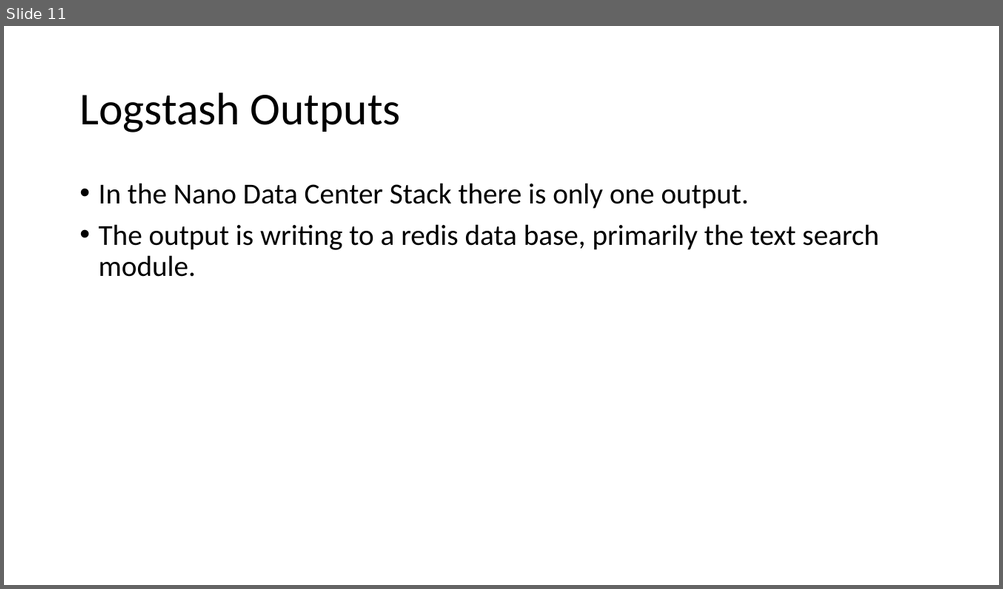
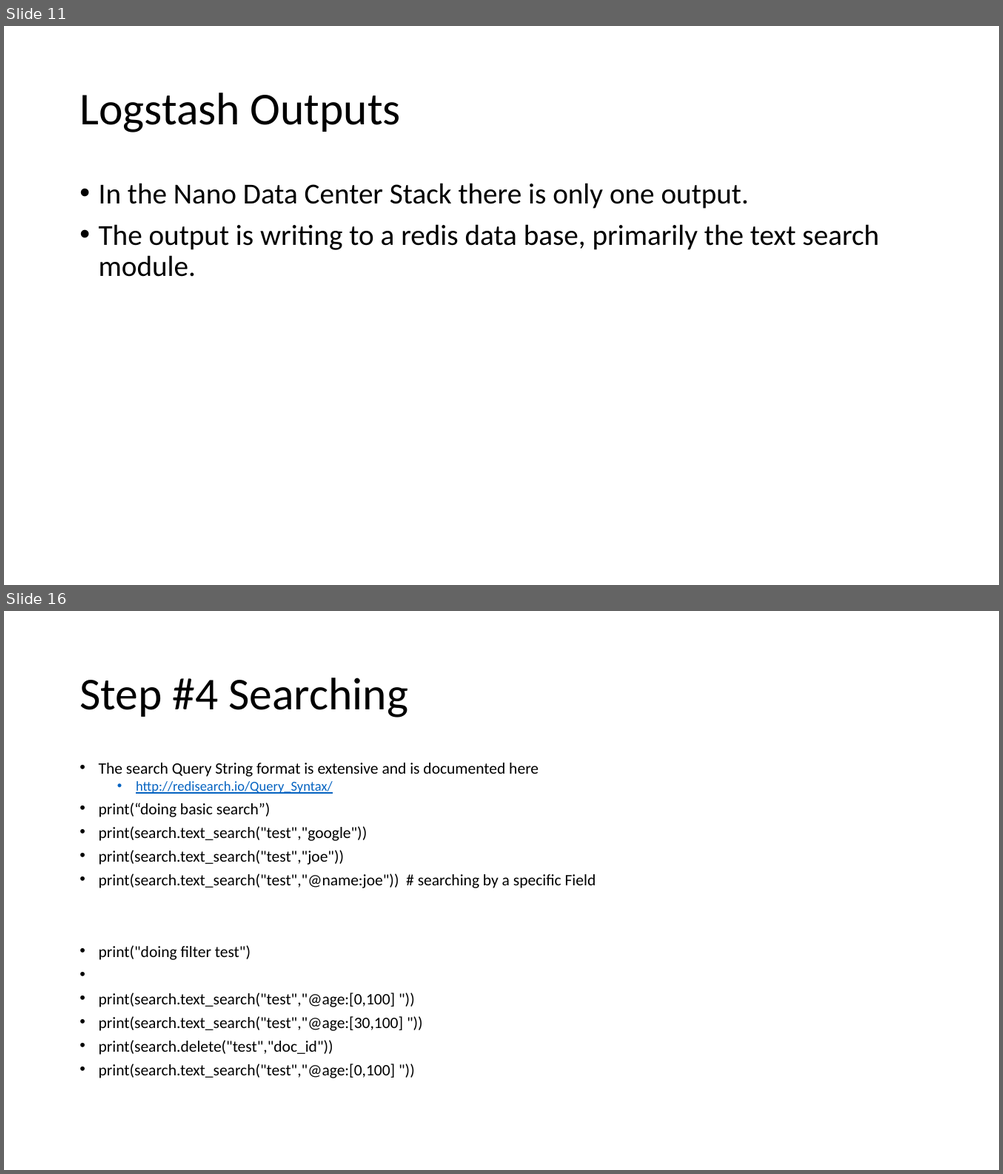
Before and after one commit to NanoDataCenter/nano_data_center, a slide deck: presentations/session_3/Redis as Elastic Search.pptx. Shown one above the other, each under a label of ours: slide 11 before the commit, slides 11 and 16 after it; the slides between them are not shown. The pictures are 1003x589 and 1003x1174 pixels, drawn with LibreOffice and Linux fonts; fonts in the diff are those of the drawing. Boxes give left, top, right and bottom in pixels: in the first picture for what was removed or moved away, otherwise in the second. Text is boxed around its words. In the diff, an @@ line names an element or a change of style, - is before the commit and + after.

```diff
--- a/presentations/session_3/Redis as Elastic Search.pptx
+++ b/presentations/session_3/Redis as Elastic Search.pptx
@@ slide 16 added at (4,611,999,1170), background #FFFFFF @@
@@ title added at (79,678,408,718), 44 pt, text #000000 @@
+Step #4 Searching
@@ text added at (99,763,596,1079), 15.4 pt, text #000000 @@
+• The search Query String format is extensive and is documented here
+  • http://redisearch.io/Query_Syntax/
+• print(“doing basic search”)
+• print(search.text_search("test","google"))
+• print(search.text_search("test","joe"))
+• print(search.text_search("test","@name:joe")) # searching by a specific Field
+• print("doing filter test")
+• print(search.text_search("test","@age:[0,100] "))
+• print(search.text_search("test","@age:[30,100] "))
+• print(search.delete("test","doc_id"))
+• print(search.text_search("test","@age:[0,100] "))
```
Also in this commit, not shown: 2 slides changed, 4 other slides added, 2 other files.
